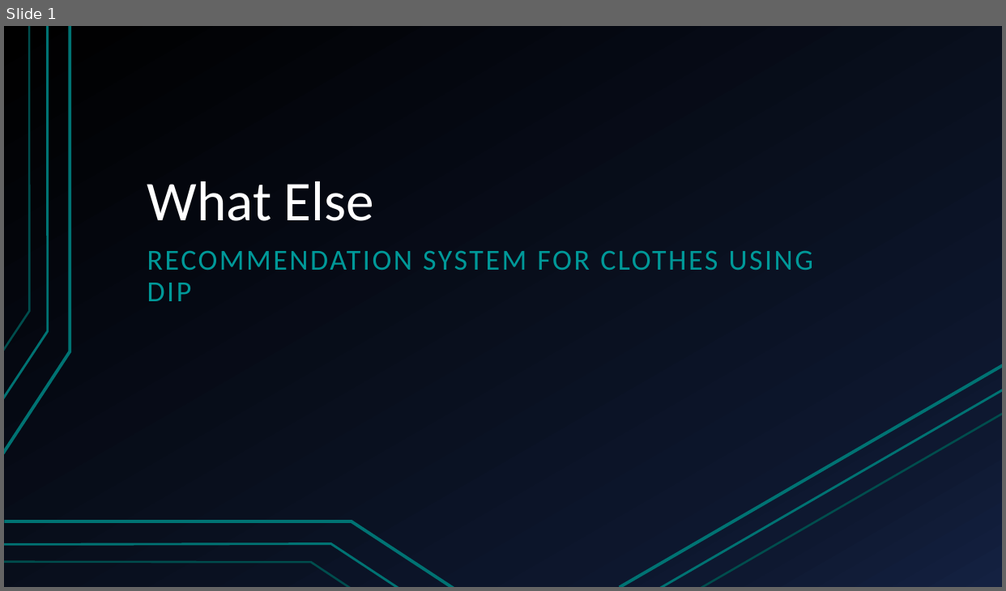
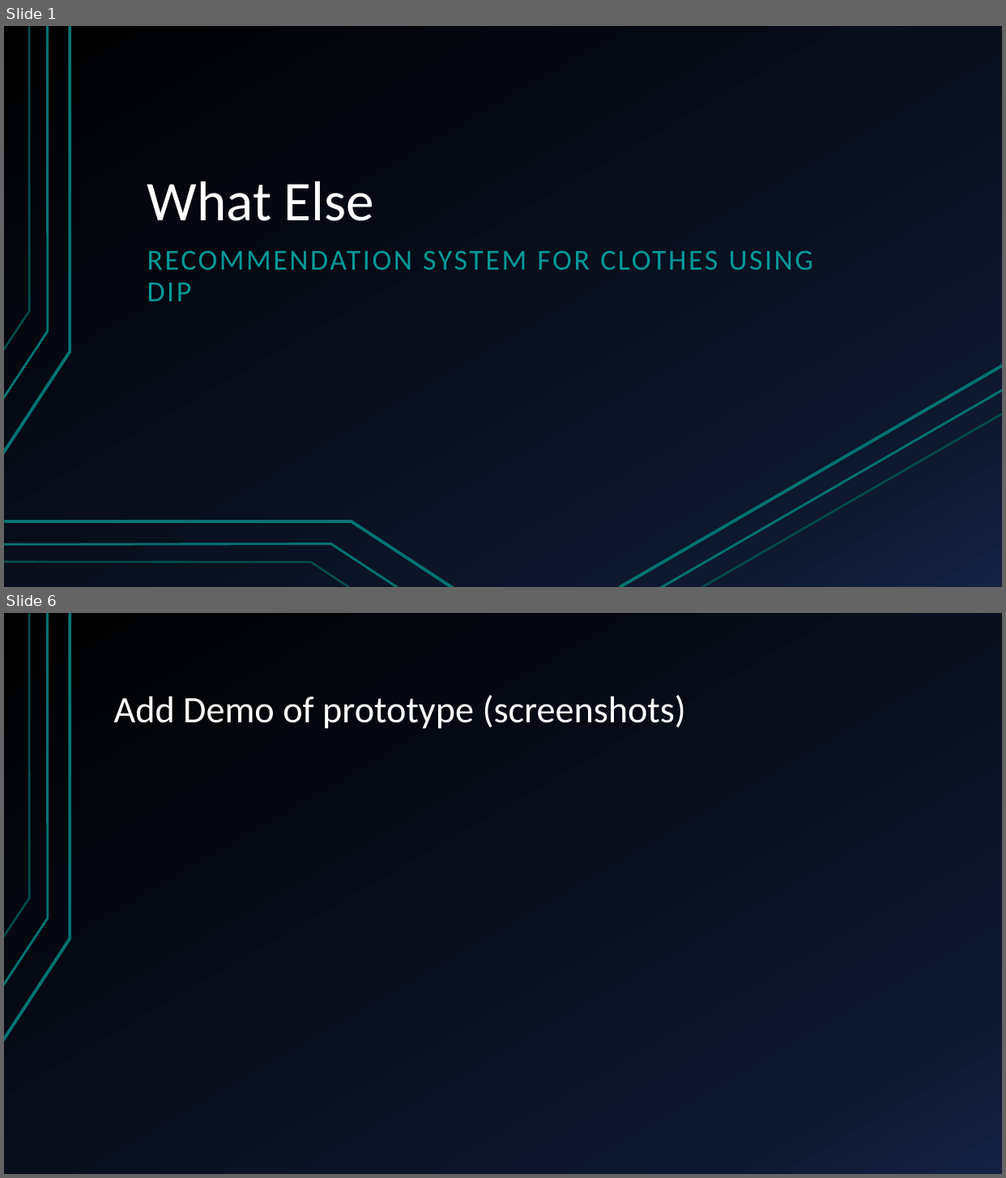
Before and after one commit to shakaibsaleem/FYP, a slide deck: eval1pres.pptx. Shown one above the other, each under a label of ours: slide 1 before the commit, slides 1 and 6 after it; the slides between them are not shown. The pictures are 1006x591 and 1006x1178 pixels, drawn with LibreOffice and Linux fonts; fonts in the diff are those of the drawing. Boxes give left, top, right and bottom in pixels: in the first picture for what was removed or moved away, otherwise in the second. Text is boxed around its words. In the diff, an @@ line names an element or a change of style, - is before the commit and + after.

```diff
--- a/eval1pres.pptx
+++ b/eval1pres.pptx
@@ slide 6 added at <box>4,613,1002,1174</box>, background gradient #000000 to #0F1931 to #142242; not listed: 3 template elements that a slide beside it also shows @@
@@ title added at <box>114,695,686,729</box>, 36 pt, text #FFFFFF @@
+Add Demo of prototype (screenshots)
```
Also in this commit, not shown: 1 slide changed, 3 other slides added, 10 slides removed.
